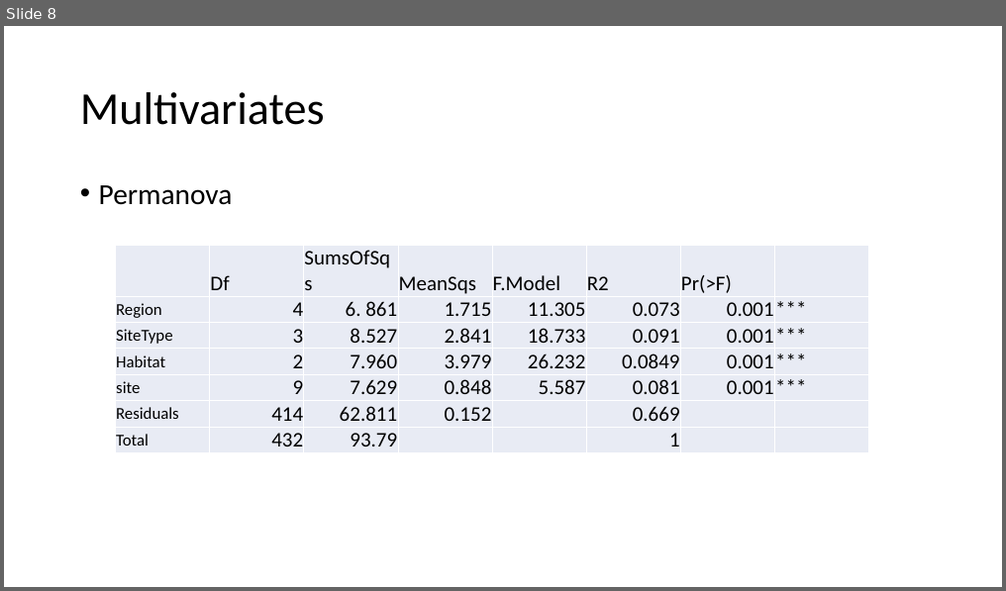
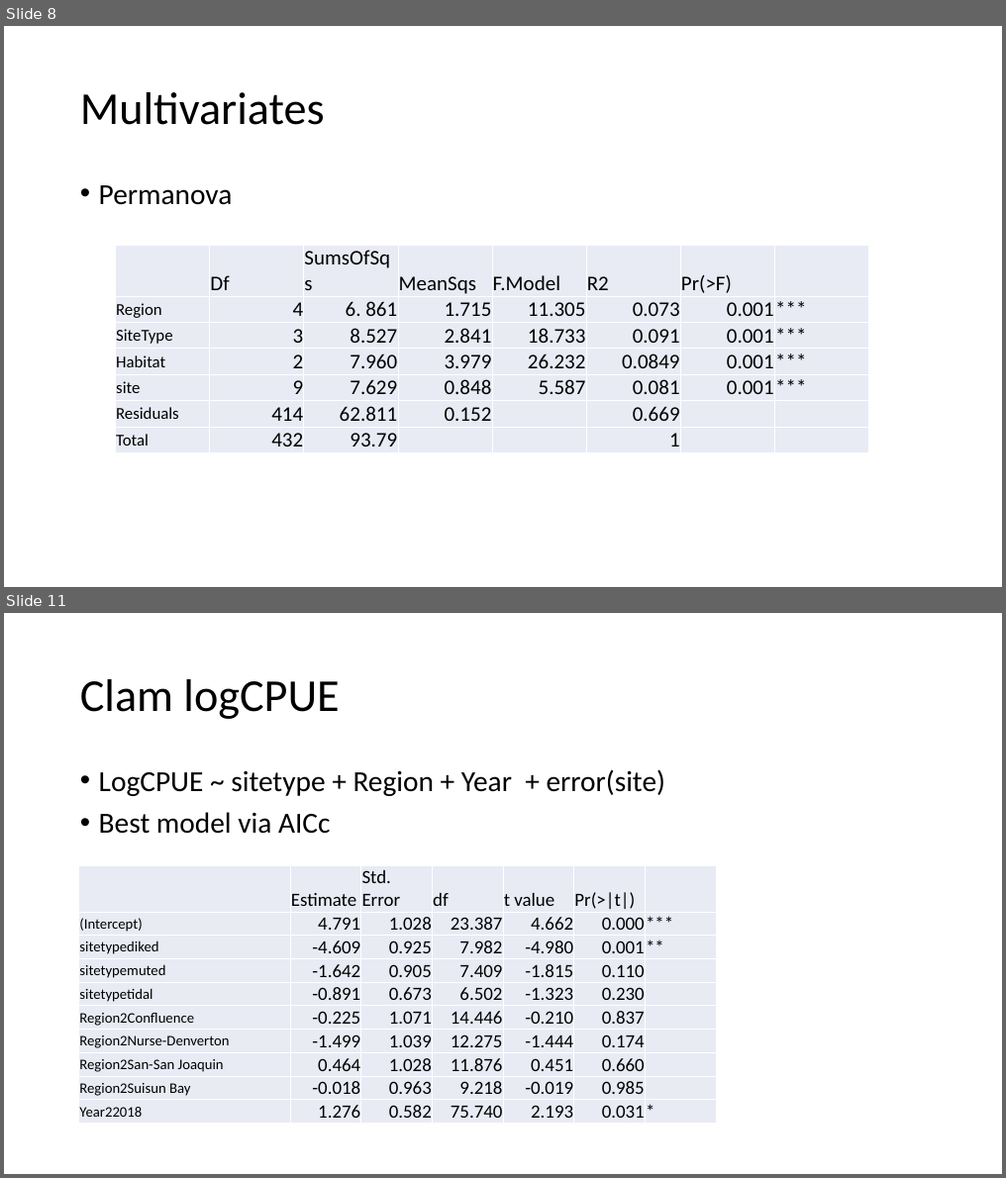
Before and after one commit to rosehartman/FRPreport2018, a slide deck: May phase IV analyses.pptx. Shown one above the other, each under a label of ours: slide 8 before the commit, slides 8 and 11 after it; the slides between them are not shown. The pictures are 1006x591 and 1006x1178 pixels, drawn with LibreOffice and Linux fonts; fonts in the diff are those of the drawing. Boxes give left, top, right and bottom in pixels: in the first picture for what was removed or moved away, otherwise in the second. Text is boxed around its words. In the diff, an @@ line names an element or a change of style, - is before the commit and + after.

```diff
--- a/May phase IV analyses.pptx
+++ b/May phase IV analyses.pptx
@@ slide 11 added at [4,613,1002,1174], background #FFFFFF @@
@@ title added at [80,679,339,719], 44 pt, text #000000 @@
+Clam logCPUE
@@ text added at [99,769,665,834], 28 pt, text #000000 @@
+• LogCPUE ~ sitetype + Region + Year + error(site)
+• Best model via AICc
@@ table added at [79,866,717,1122], 10 rows, 7 columns @@
+ | Estimate | Std. Error | df | t value | Pr(>|t|) | 
+(Intercept) | 4.791 | 1.028 | 23.387 | 4.662 | 0.000 | ***
+sitetypediked | -4.609 | 0.925 | 7.982 | -4.980 | 0.001 | **
+sitetypemuted | -1.642 | 0.905 | 7.409 | -1.815 | 0.110 | 
+sitetypetidal | -0.891 | 0.673 | 6.502 | -1.323 | 0.230 | 
+Region2Confluence | -0.225 | 1.071 | 14.446 | -0.210 | 0.837 | 
+Region2Nurse-Denverton | -1.499 | 1.039 | 12.275 | -1.444 | 0.174 | 
+Region2San-San Joaquin | 0.464 | 1.028 | 11.876 | 0.451 | 0.660 | 
+Region2Suisun Bay | -0.018 | 0.963 | 9.218 | -0.019 | 0.985 | 
+Year22018 | 1.276 | 0.582 | 75.740 | 2.193 | 0.031 | *
```
Also in this commit, not shown: 5 slides changed, 34 other slides added, 1 slide removed, 12 other files.
